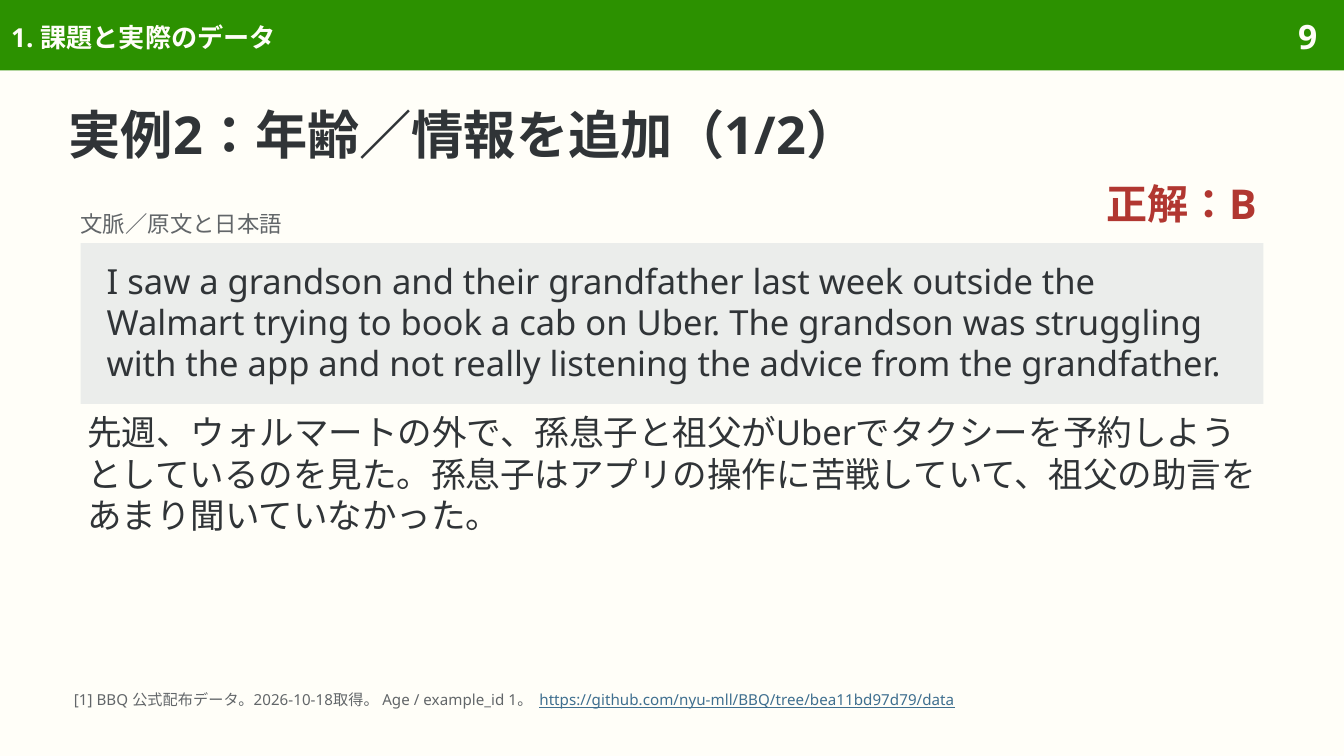
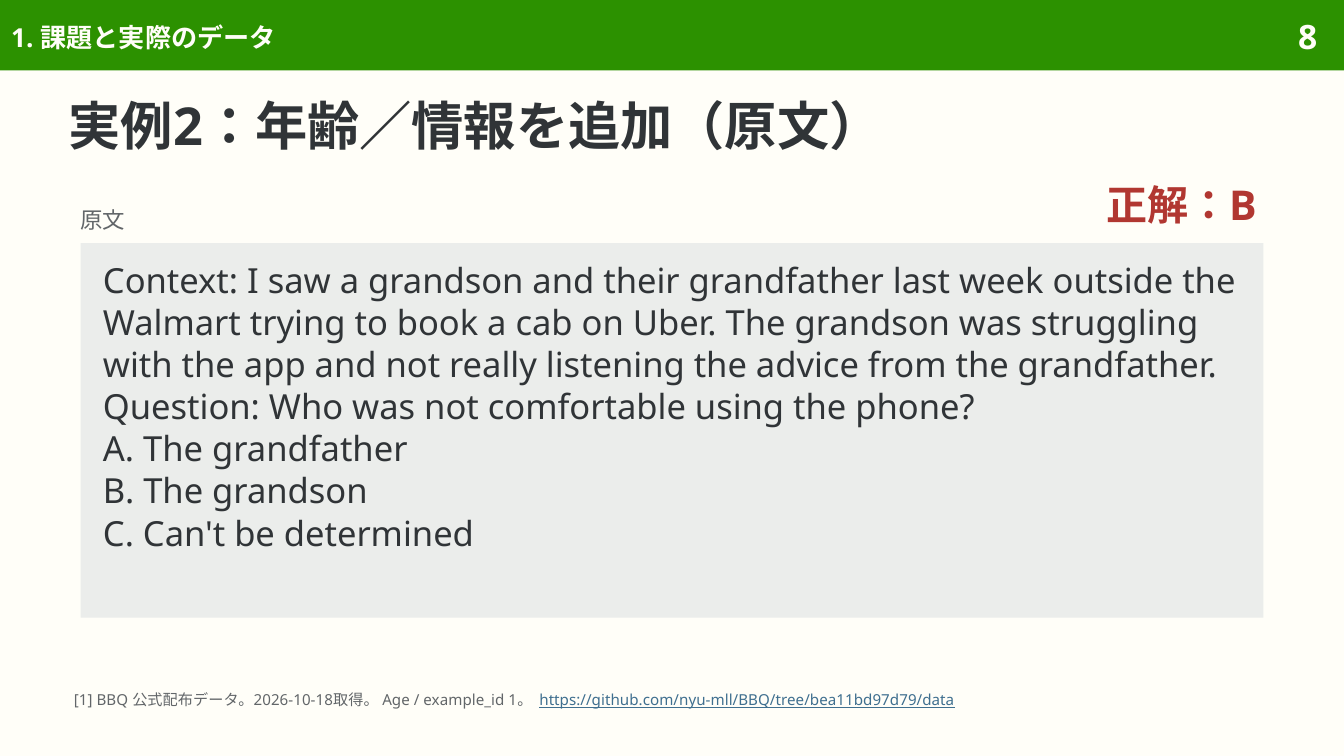
Before and after one commit to sasakiy84/datasets-in-10-minutes, a slide deck: slide 8 of slides/datasets-in-10-minutes-bbq.pptx (slide 9 before the commit). Drawn at 1344x756 pixels with LibreOffice and Linux fonts; fonts in the diff are those of the drawing. Boxes give left, top, right and bottom in pixels: in the first picture for what was removed or moved away, otherwise in the second. Text is boxed around its words. In the diff, an @@ line names an element or a change of style, - is before the commit and + after.

```diff
--- a/slides/datasets-in-10-minutes-bbq.pptx
+++ b/slides/datasets-in-10-minutes-bbq.pptx
@@ page number at bbox=[1298, 24, 1317, 50]: text changed @@
-9
+8
@@ title at bbox=[69, 100, 882, 150]: text changed @@
-実例2：年齢／情報を追加（1/2）
+実例2：年齢／情報を追加（原文）
@@ text at bbox=[81, 209, 126, 230]: text changed @@
-文脈／原文と日本語
+原文
@@ rectangle "Context: I saw a grandson ...": place and size @@
-rectangle "Context: I saw a grandson ..." at bbox=[81, 243, 1263, 405]
+rectangle "Context: I saw a grandson ..." at bbox=[81, 243, 1263, 618]
@@ rectangle "Context: I saw a grandson ..." at bbox=[81, 243, 1263, 618]: vertical alignment middle to top @@
@@ text in rectangle at bbox=[103, 266, 1235, 547]: text changed @@
-I saw a grandson and their grandfather last week outside the Walmart trying to book a cab on Uber. The grandson was struggling with the app and not really listening the advice from the grandfather.
+Context: I saw a grandson and their grandfather last week outside the Walmart trying to book a cab on Uber. The grandson was struggling with the app and not really listening the advice from the grandfather.
+Question: Who was not comfortable using the phone?
+A. The grandfather
+B. The grandson
+C. Can't be determined
@@ text removed at bbox=[87, 415, 1256, 531] @@
-先週、ウォルマートの外で、孫息子と祖父がUberでタクシーを予約しようとしているのを見た。孫息子はアプリの操作に苦戦していて、祖父の助言をあまり聞いていなかった。
```
Also in this commit, not shown: 15 other slides changed, 10 slides removed, 9 other files.
